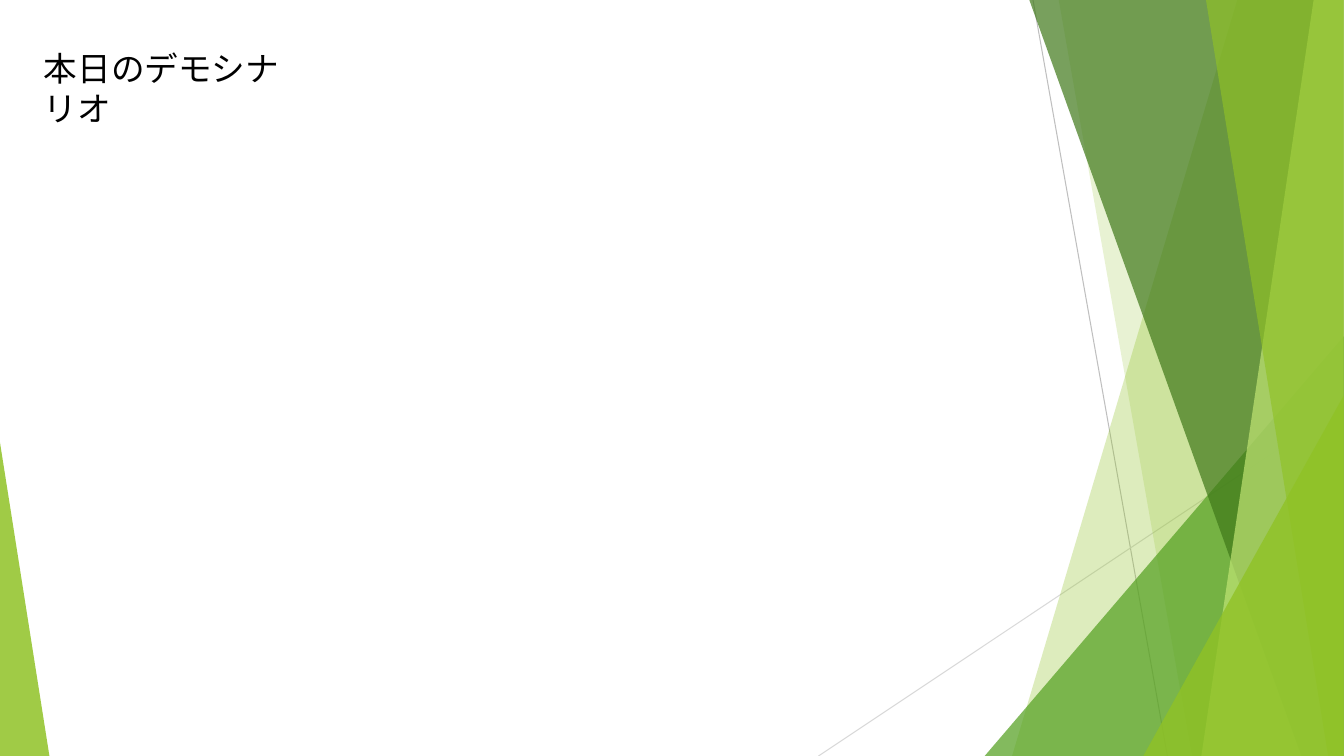
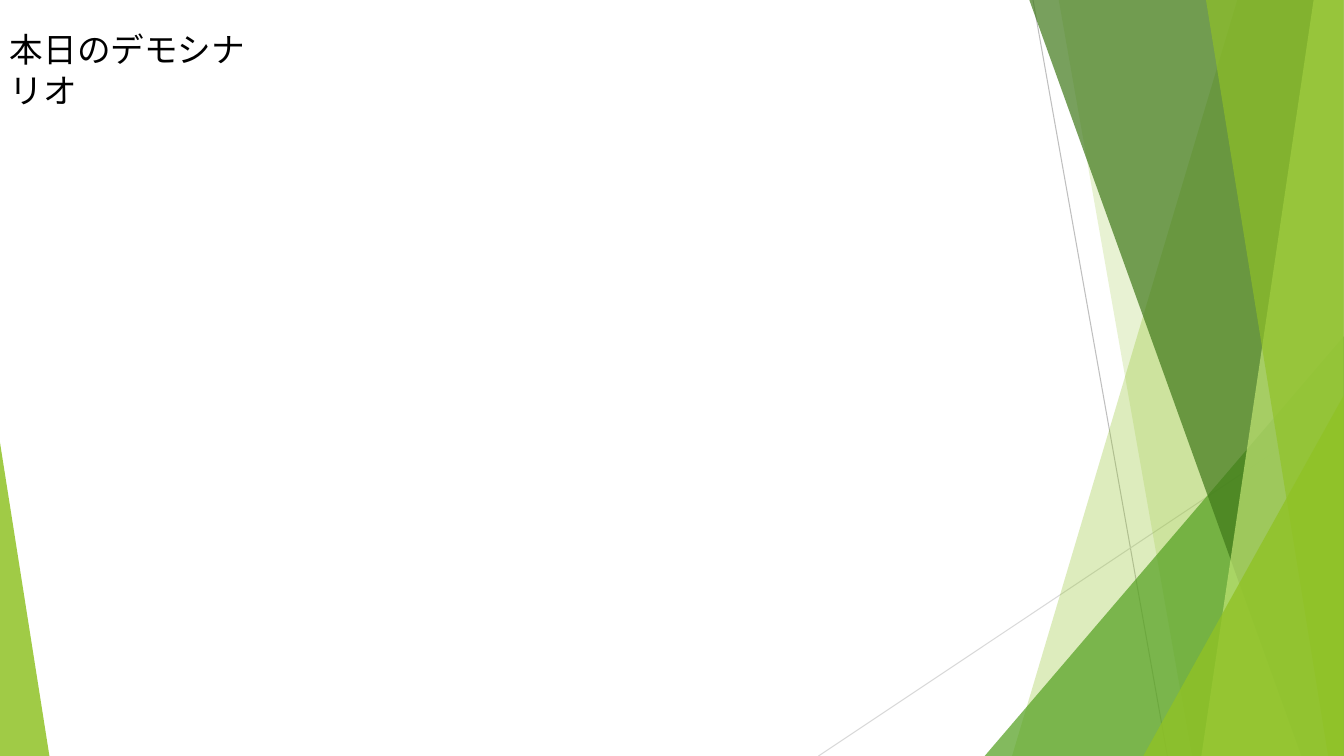
Before and after one commit to Smart-SE/sse2018-group3, a slide deck: slide 6 of oonishi/感情衛星「ひまわり」の発表シナリオ.pptx (slide 5 before the commit). Drawn at 1344x756 pixels with LibreOffice and Linux fonts; fonts in the diff are those of the drawing. Boxes give left, top, right and bottom in pixels: in the first picture for what was removed or moved away, otherwise in the second. Text is boxed around its words. In the diff, an @@ line names an element or a change of style, - is before the commit and + after.

```diff
--- a/oonishi/感情衛星「ひまわり」の発表シナリオ.pptx
+++ b/oonishi/感情衛星「ひまわり」の発表シナリオ.pptx
@@ text "本日のデモシナリオ" moved from (x1=44, y1=52, x2=279, y2=123) to (x1=10, y1=33, x2=245, y2=105) @@
```
Also in this commit, not shown: 4 other slides changed, 1 slide added.
